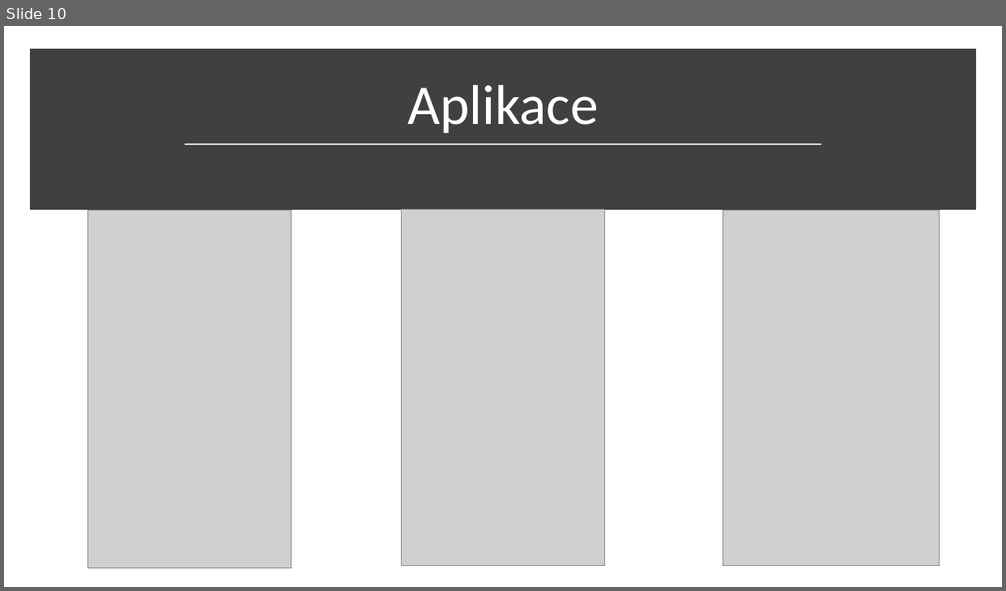
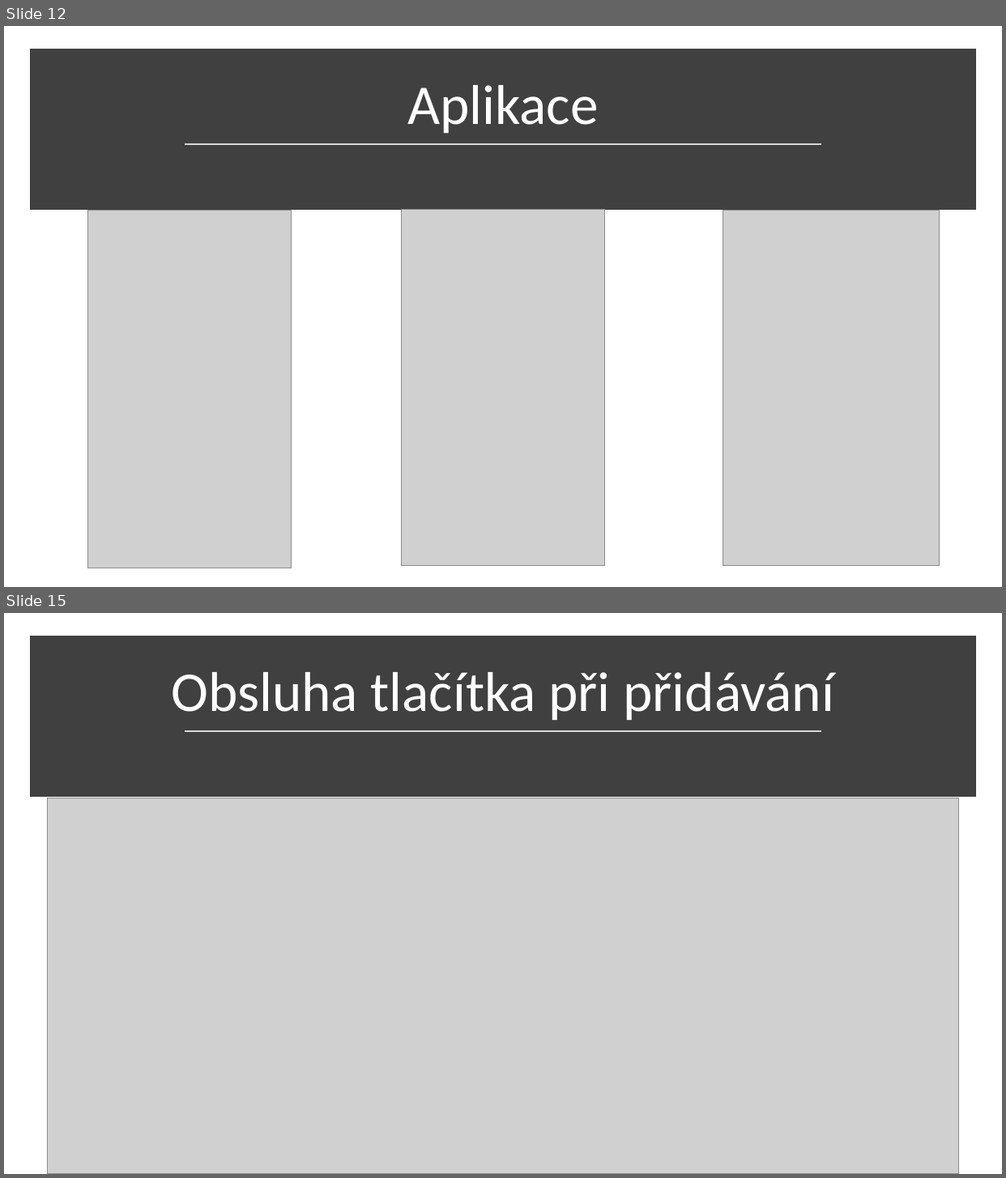
Before and after one commit to cink01/PMP, a slide deck: Prezentace_1.1.pptx. Shown one above the other, each under a label of ours: slide 10 before the commit, slides 12 and 15 after it; the slides between them are not shown. The pictures are 1006x591 and 1006x1178 pixels, drawn with LibreOffice and Linux fonts; fonts in the diff are those of the drawing; grey boxes stand for pictures. Boxes give left, top, right and bottom in pixels: in the first picture for what was removed or moved away, otherwise in the second. Text is boxed around its words. In the diff, an @@ line names an element or a change of style, - is before the commit and + after.

```diff
--- a/Prezentace_1.1.pptx
+++ b/Prezentace_1.1.pptx
@@ slide 15 added at [4, 613, 1002, 1174], background #FFFFFF @@
@@ rectangle added at [35, 641, 971, 793], fill #404040, outline #404040 10 pt @@
@@ title added at [171, 672, 833, 720], 54 pt, text #FFFFFF @@
+Obsluha tlačítka při přidávání
@@ line added from (185, 731) to (821, 731), #D9D9D9 1.75 pt @@
@@ picture added at [48, 798, 959, 1174] @@
@@ what was slide 10 is now slide 12 @@
```
Also in this commit, not shown: 5 other slides added, 1 slide removed, 3 other files.
